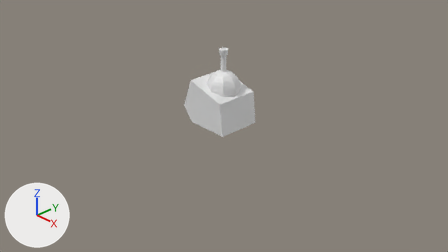
Two versions of the Blender file src/game/assets/tank.blend, one commit apart.
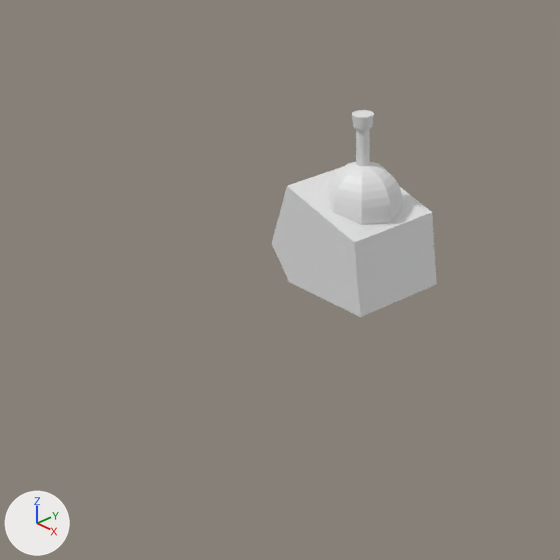
Old and new are each drawn from the file's camera 'Camera' and again close up on the part from 15% to 69% of the width and 0% to 96% of the height. Lighting does not change. The marker at lower left points along +X, +Y and +Z.

Objects in the first close-up: 'body', 'dome', 'gun'.
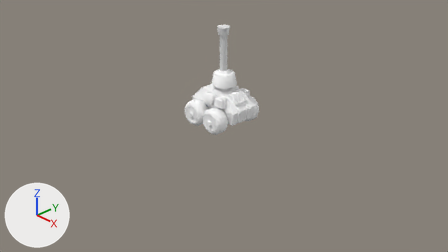
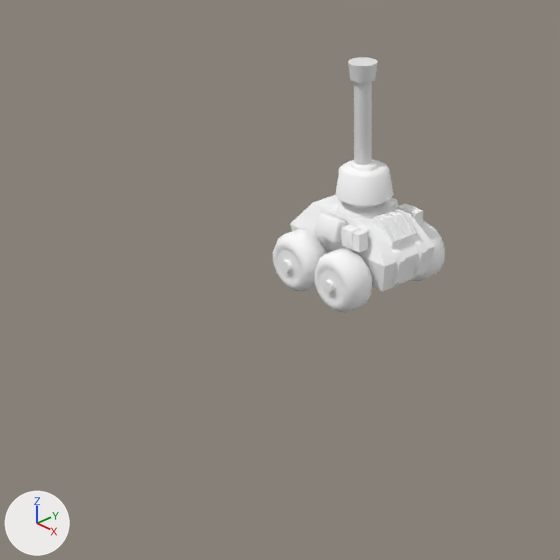
Commit message: Fix tanks

Where the newer file only moved an object's origin or applied its transform, the numbers keep the older frame.

Edits to the bpy script that builds the scene:
```text
Add mat_material__214:
    mat_material__214 = principled_material('Material__214')
    mat_material__214.base_color = (1.0, 1.0, 1.0)  # white #ffffff
    mat_material__214.roughness = 0.684
Change me_cylinder:
    where me_cylinder.from_pydata(...)  # 128 vertices, 98 faces; spans x -0.082..0.082, y -0.082..0.082, z 0.004..0.693
    used by ob_gun; parent = ob_dome; location = (0.0, 0.0, 0.708)
    me_cylinder part 1: the whole mesh is turned -90 degrees about the z axis through its middle and scaled by 1.31, then moved by (0.0, 0.0, 0.29)
Add me_export3dcoat:
    me_export3dcoat.from_pydata(...)  # 688 vertices, 603 faces; spans x -0.552..0.552, y -0.546..0.546, z 0.0..1.022
    me_export3dcoat.materials.append(mat_material__214)  # its picture is missing
Remove ob_body:
    ob_body = bpy.data.objects.new('body', me_cube)
    ob_body.location = (0.0, 0.0, 0.0)
    ob_body.rotation_euler = (0.0, 0.0, 4.712)  # degrees (0, 0, 270)
Change ob_dome:
    remove ob_dome.parent = ob_body
    add ob_dome.hide_set(True)
Add ob_export3dcoat:
    ob_export3dcoat = bpy.data.objects.new('export3dcoat', me_export3dcoat)
    ob_export3dcoat.location = (0.0, 0.0, 0.0)
```

Changed parts and their boxes (x1, y1, x2, y2) in the close-ups (560 x 560 px):
'export3dcoat', added: after (273, 160, 445, 313)
'body', deleted: before (272, 166, 437, 317)
'dome', hidden: before (324, 162, 403, 224)
'gun', mesh turned: before (352, 110, 374, 166); after (348, 57, 378, 165)
